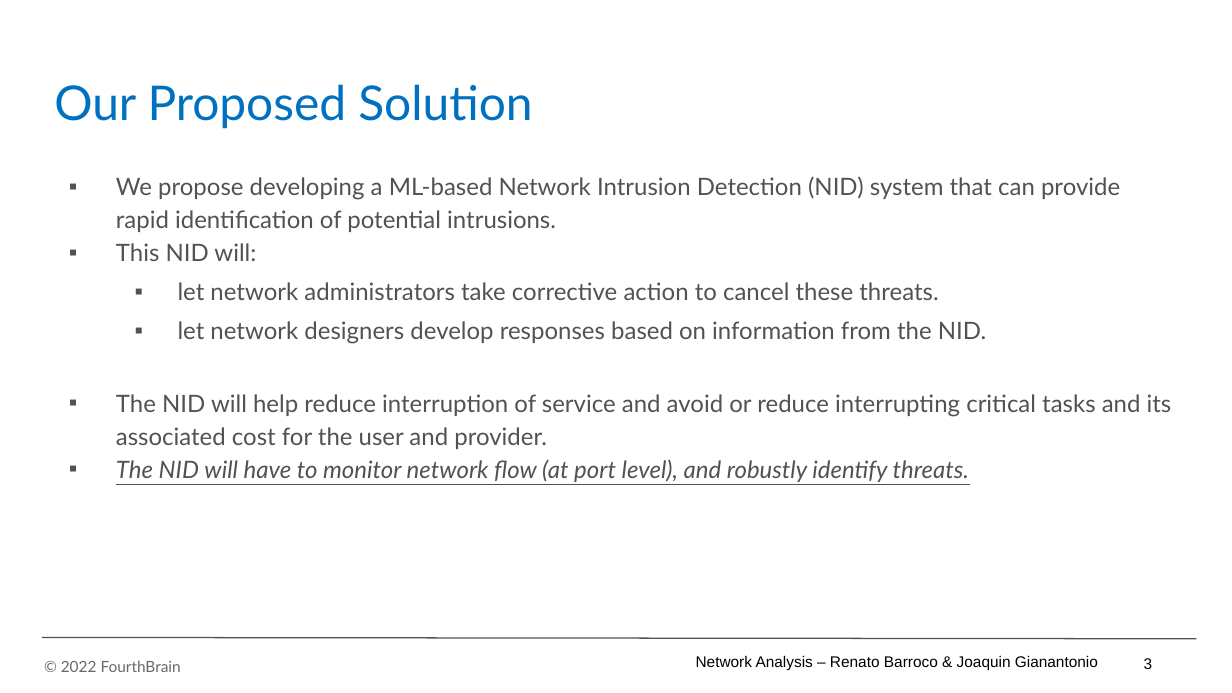
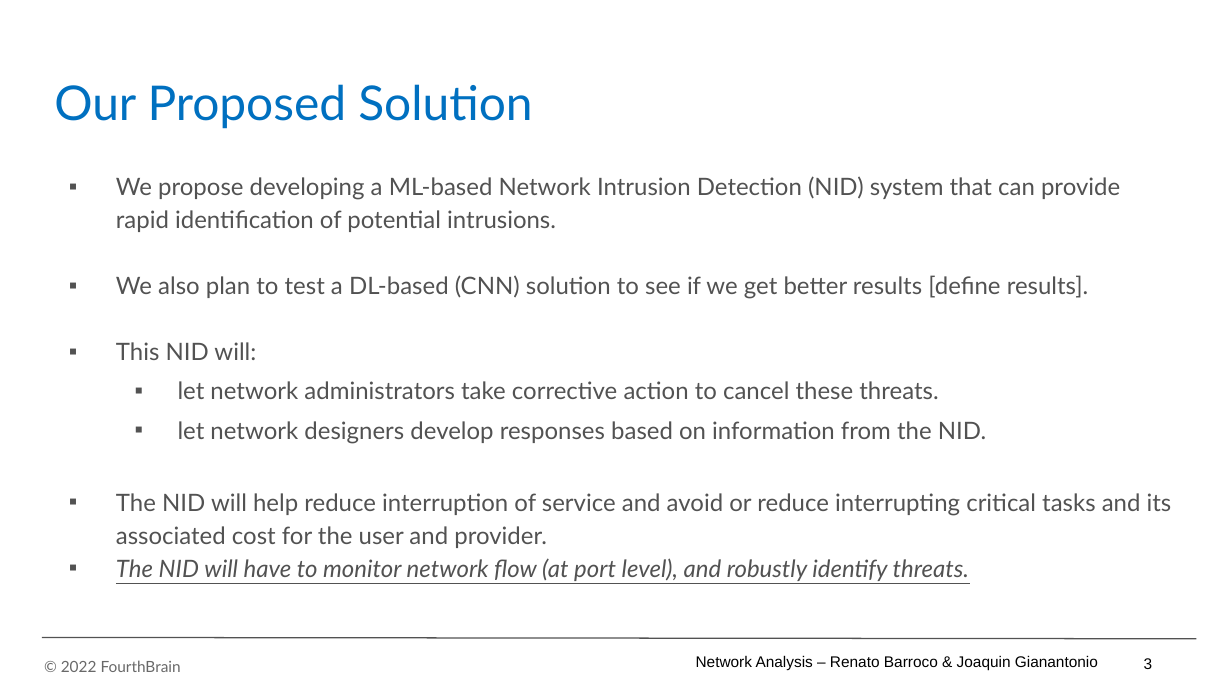
Before and after one commit to JoaquinGianan/project-network-analytics-fourthbrain, a slide deck: slide 4 of JG_files/presentation/Network Analysis - MLE Capstone Presentation_v5jg.pptx. Drawn at 1232x693 pixels with LibreOffice and Linux fonts; fonts in the diff are those of the drawing; background and template pictures are left out. Boxes give left, top, right and bottom in pixels: in the first picture for what was removed or moved away, otherwise in the second. Text is boxed around its words. In the diff, an @@ line names an element or a change of style, - is before the commit and + after.

```diff
--- a/JG_files/presentation/Network Analysis - MLE Capstone Presentation_v5jg.pptx
+++ b/JG_files/presentation/Network Analysis - MLE Capstone Presentation_v5jg.pptx
@@ text at <box>116,275,1089,299</box>: paragraph added @@
+▪ We also plan to test a DL-based (CNN) solution to see if we get better results [define results].
```
Also in this commit, not shown: 5 other slides changed, 1 slide added, 1 slide removed, 1 other file.
